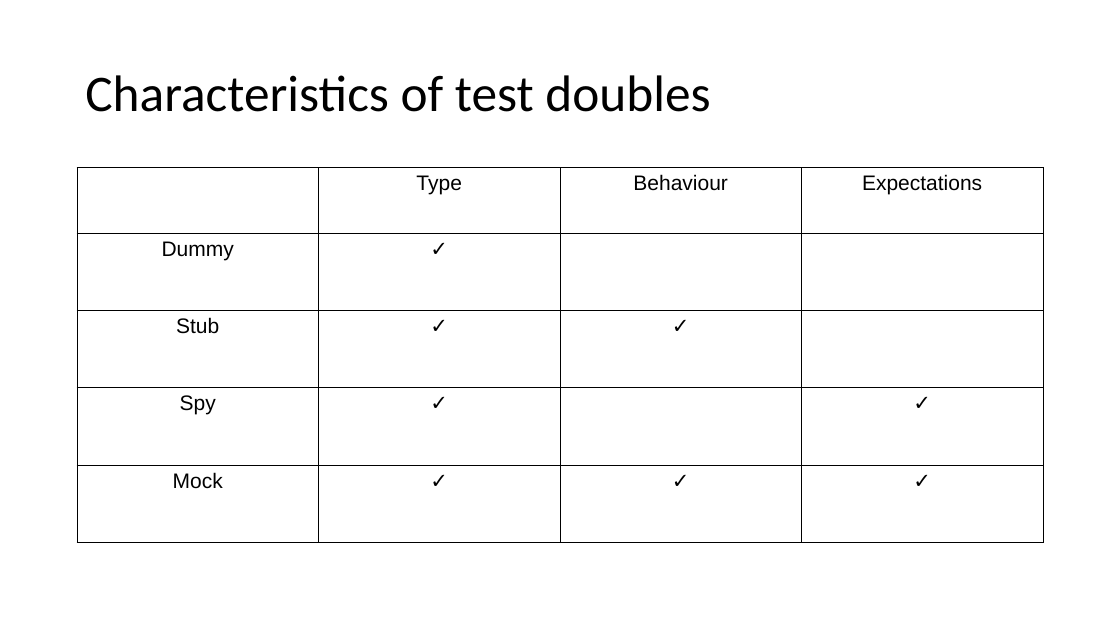
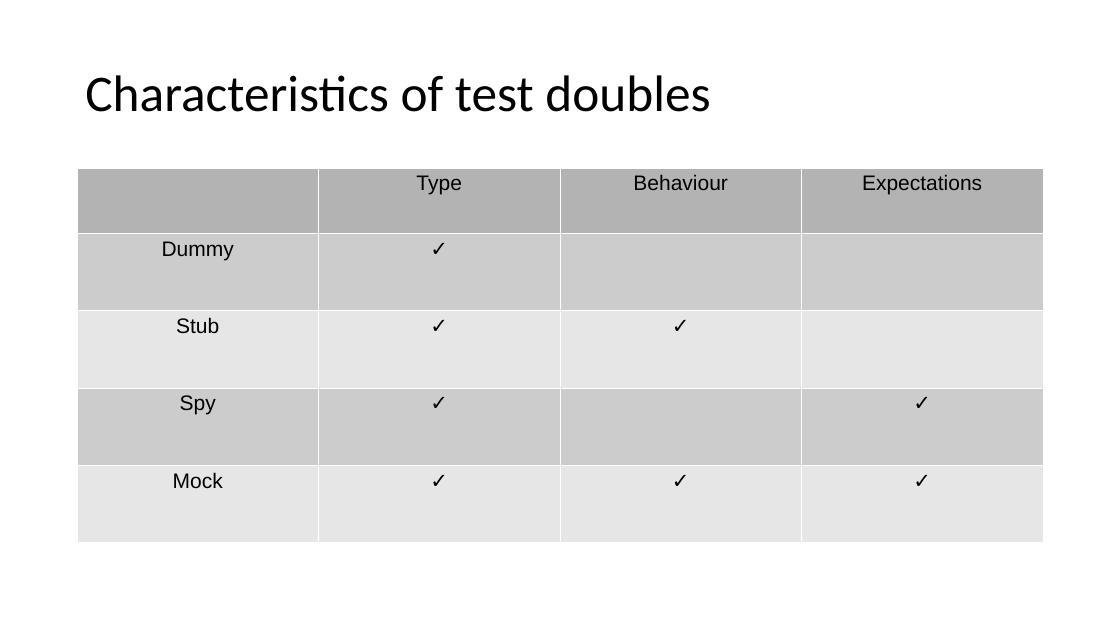
Before and after one commit to docljn/phpunit-or-prophecy-for-mocks, a slide deck: slide 15 of Creating Unit Test Mocks - PHPUnit or Prophecy.odp. Drawn at 1120x630 pixels with LibreOffice and Linux fonts; fonts in the diff are those of the drawing. Boxes give left, top, right and bottom in pixels: in the first picture for what was removed or moved away, otherwise in the second. Text is boxed around its words. In the diff, an @@ line names an element or a change of style, - is before the commit and + after.

```diff
--- a/Creating Unit Test Mocks - PHPUnit or Prophecy.odp
+++ b/Creating Unit Test Mocks - PHPUnit or Prophecy.odp
@@ table at bbox=[77, 168, 1043, 543] @@
@@ fill none to #B3B3B3 in 3 cells @@
@@ fill none to #CCCCCC in 5 cells @@
@@ fill none to #E6E6E6 in 7 cells @@
@@ borders changed @@
```
Also in this commit, not shown: 2 other slides changed, 1 slide added.
